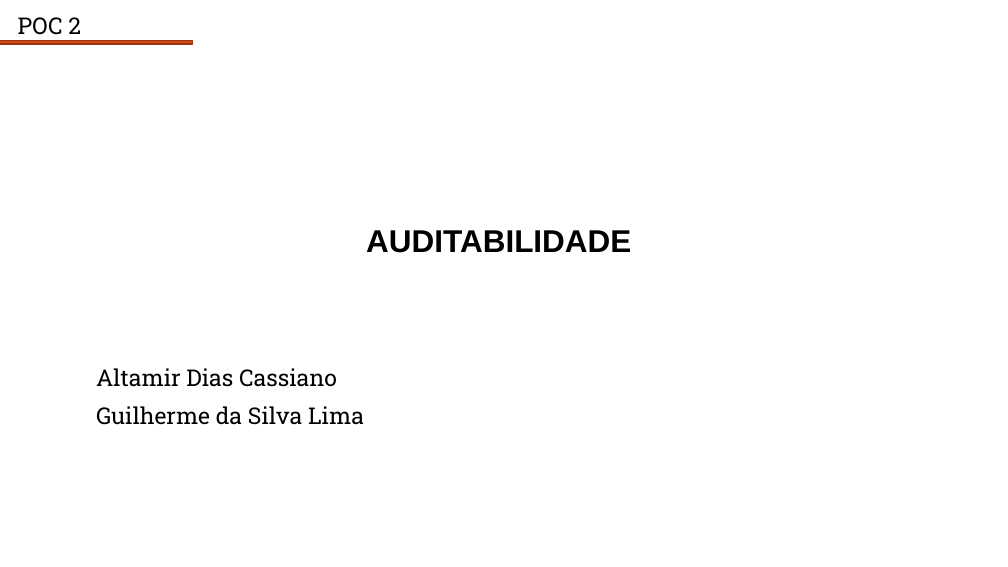
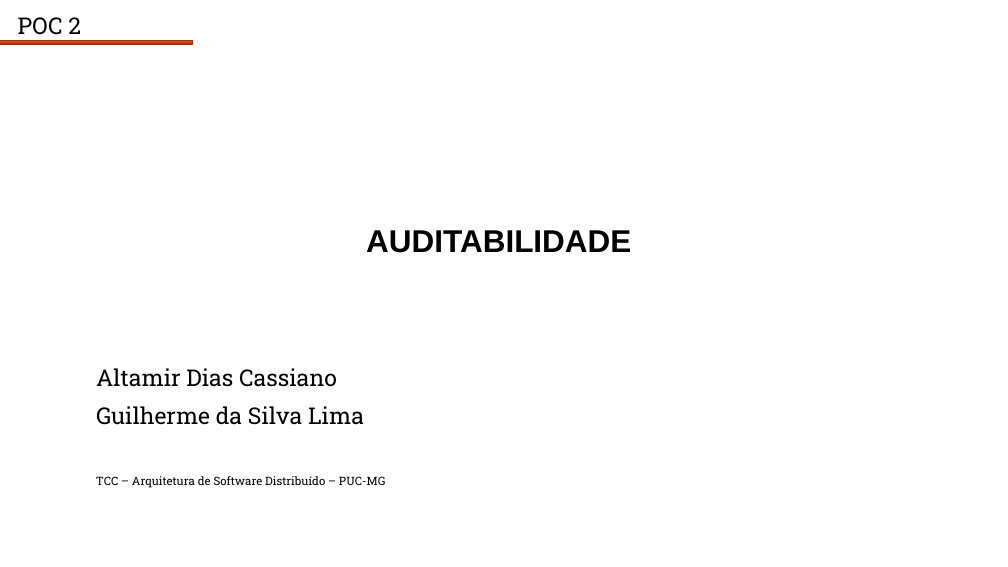
Before and after one commit to altamirdiascassiano/TCC-PUC, a slide deck: slide 1 of arquivos/poc/slides/POC2-Auditabilidade.pptx. Drawn at 1008x567 pixels with LibreOffice and Linux fonts; fonts in the diff are those of the drawing; background and template pictures are left out. Boxes give left, top, right and bottom in pixels: in the first picture for what was removed or moved away, otherwise in the second. Text is boxed around its words. In the diff, an @@ line names an element or a change of style, - is before the commit and + after.

```diff
--- a/arquivos/poc/slides/POC2-Auditabilidade.pptx
+++ b/arquivos/poc/slides/POC2-Auditabilidade.pptx
@@ text added at bbox=[96, 476, 386, 488], 11 pt, text #000000 @@
+TCC – Arquitetura de Software Distribuído – PUC-MG
```
Also in this commit, not shown: 2 other files.
